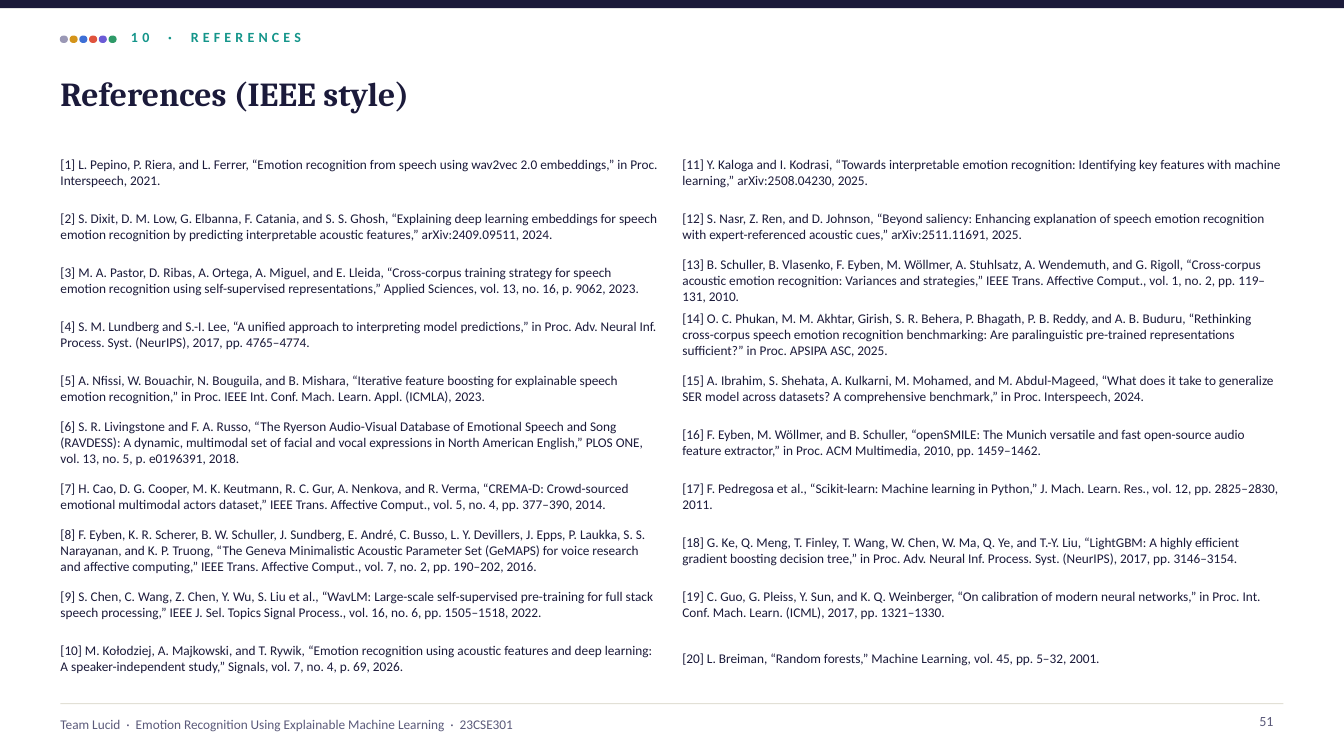
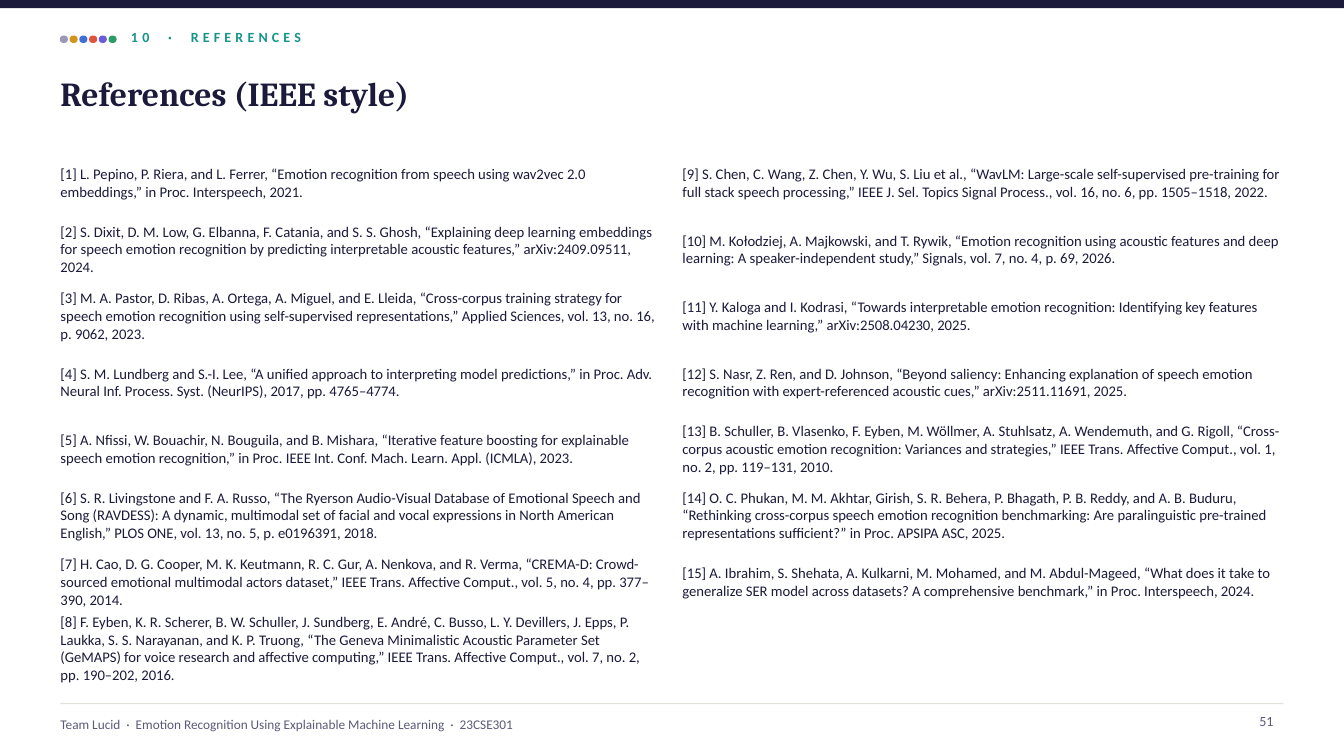
Before and after one commit to shreyashsp25/lucid-speech-emotion-xai, a slide deck: slide 51 of report/Lucid_Final_Review.pptx. Drawn at 1344x756 pixels with LibreOffice and Linux fonts; fonts in the diff are those of the drawing. Boxes give left, top, right and bottom in pixels: in the first picture for what was removed or moved away, otherwise in the second. Text is boxed around its words. In the diff, an @@ line names an element or a change of style, - is before the commit and + after.

```diff
--- a/report/Lucid_Final_Review.pptx
+++ b/report/Lucid_Final_Review.pptx
@@ text "[9] S. Chen, C. Wang, ...": place and size @@
-text "[9] S. Chen, C. Wang, ..." at (60,591,653,620)
+text "[9] S. Chen, C. Wang, ..." at (682,168,1280,200)
@@ text "[2] S. Dixit, D. M. ...": place and size @@
-text "[2] S. Dixit, D. M. ..." at (60,213,657,242)
+text "[2] S. Dixit, D. M. ..." at (60,226,652,272)
@@ text "[10] M. Kołodziej, A. Majkowski, ...": place and size @@
-text "[10] M. Kołodziej, A. Majkowski, ..." at (60,645,652,674)
+text "[10] M. Kołodziej, A. Majkowski, ..." at (682,235,1279,266)
@@ text "[3] M. A. Pastor, D. ...": place and size @@
-text "[3] M. A. Pastor, D. ..." at (60,267,639,296)
+text "[3] M. A. Pastor, D. ..." at (60,292,654,342)
@@ text "[11] Y. Kaloga and I. ...": place and size @@
-text "[11] Y. Kaloga and I. ..." at (682,159,1280,188)
+text "[11] Y. Kaloga and I. ..." at (682,301,1258,333)
@@ text "[4] S. M. Lundberg and ...": place and size @@
-text "[4] S. M. Lundberg and ..." at (60,321,657,349)
+text "[4] S. M. Lundberg and ..." at (60,368,652,399)
@@ text "[12] S. Nasr, Z. Ren, ...": place and size @@
-text "[12] S. Nasr, Z. Ren, ..." at (682,213,1264,241)
+text "[12] S. Nasr, Z. Ren, ..." at (682,368,1252,399)
@@ text "[5] A. Nfissi, W. Bouachir, ...": place and size @@
-text "[5] A. Nfissi, W. Bouachir, ..." at (60,375,618,404)
+text "[5] A. Nfissi, W. Bouachir, ..." at (60,434,629,466)
@@ text "[13] B. Schuller, B. Vlasenko, ...": place and size @@
-text "[13] B. Schuller, B. Vlasenko, ..." at (682,259,1265,303)
+text "[13] B. Schuller, B. Vlasenko, ..." at (682,425,1279,475)
@@ text removed at (682,429,1244,457) @@
-[16] F. Eyben, M. Wöllmer, and B. Schuller, “openSMILE: The Munich versatile and fast open-source audio feature extractor,” in Proc. ACM Multimedia, 2010, pp. 1459–1462.
@@ text "[6] S. R. Livingstone and ...": place and size @@
-text "[6] S. R. Livingstone and ..." at (60,421,643,465)
+text "[6] S. R. Livingstone and ..." at (60,492,640,541)
@@ text "[14] O. C. Phukan, M. ...": place and size @@
-text "[14] O. C. Phukan, M. ..." at (682,313,1252,357)
+text "[14] O. C. Phukan, M. ..." at (682,492,1266,541)
@@ text removed at (682,483,1279,509) @@
-[17] F. Pedregosa et al., “Scikit-learn: Machine learning in Python,” J. Mach. Learn. Res., vol. 12, pp. 2825–2830, 2011.
@@ text removed at (682,537,1239,566) @@
-[18] G. Ke, Q. Meng, T. Finley, T. Wang, W. Chen, W. Ma, Q. Ye, and T.-Y. Liu, “LightGBM: A highly efficient gradient boosting decision tree,” in Proc. Adv. Neural Inf. Process. Syst. (NeurIPS), 2017, pp. 3146–3154.
@@ text "[7] H. Cao, D. G. ...": place and size @@
-text "[7] H. Cao, D. G. ..." at (60,483,629,511)
+text "[7] H. Cao, D. G. ..." at (60,558,649,607)
@@ size 9.5 to 10.5 pt in 15 elements at (60,168,586,200), (60,226,652,272), (60,292,654,342), (60,368,652,399), (60,434,629,466), (60,492,640,541), (60,558,649,607), (60,616,640,683), (682,301,1258,333), (682,368,1252,399), (682,425,1279,475), (682,492,1266,541), (682,168,1280,200), (682,235,1279,266), (682,567,1270,599) @@
@@ text "[15] A. Ibrahim, S. Shehata, ...": place and size @@
-text "[15] A. Ibrahim, S. Shehata, ..." at (682,375,1274,403)
+text "[15] A. Ibrahim, S. Shehata, ..." at (682,567,1270,599)
@@ text removed at (682,591,1261,619) @@
-[19] C. Guo, G. Pleiss, Y. Sun, and K. Q. Weinberger, “On calibration of modern neural networks,” in Proc. Int. Conf. Mach. Learn. (ICML), 2017, pp. 1321–1330.
@@ text "[8] F. Eyben, K. R. ...": place and size @@
-text "[8] F. Eyben, K. R. ..." at (60,529,645,574)
+text "[8] F. Eyben, K. R. ..." at (60,616,640,683)
@@ text removed at (682,653,1099,666) @@
-[20] L. Breiman, “Random forests,” Machine Learning, vol. 45, pp. 5–32, 2001.
```
Also in this commit, not shown: 6 other files.
